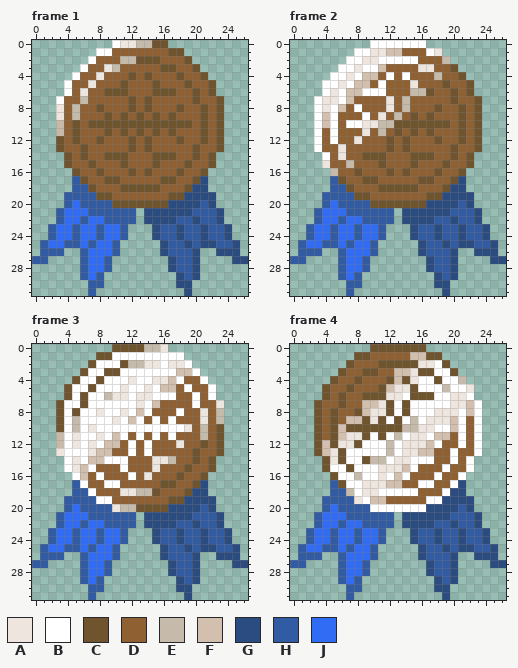
A pixel-art file gets an edit: design/rank-small.aseprite. That is the earlier state.
27x32 pixels, 9 frames. Colours within 5 levels of each other are drawn and written as one. Shown: frame 1, frame 2, frame 3, frame 4. The commit also changed other frames, which this record leaves out.
Palette (. is transparent): A #ede5de  B #ffffff  C #70542d  D #8f6032  E #c6bbab  F #d2bfad  G #2a4c80  H #315ba3  J #316cf5
After the commit:
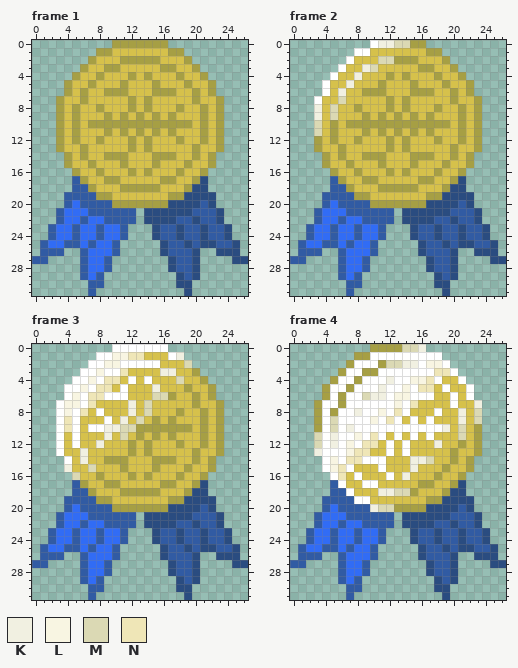
Colours new in this view: K #f1f0e1  L #f8f5e2  M #dbd9b4  N #efe6b7
The author wrote: Finish adding rank icons to level select items.
From old to new:
layer "medallion-silver" now shown
layer "texture-silver" now shown
layer "medallion-gold" now shown
layer "texture-gold" now shown
colour C: #70542d -> #a69f44
colour D: #8f6032 -> #d6c14b
Frame 1, layer "shine-texture":
y 0: x 10..14 BAAEE -> CCCCC
y 1: x 8..9 BB -> CC
y 2: x 7 B -> C; x 11..12 EE -> CC
y 3: x 6 B -> C; x 9..10 AE -> CC
y 4: x 5 B -> C; x 8 A -> C
y 5: x 4 B -> C; x 7 A -> C
y 6: x 4 B -> C; x 6 A -> C
y 7: x 3 B -> C; x 6 E -> C
y 8..9: x 3 A -> C; x 5 E -> C
y 10..11: x 3 E -> C
Frame 2, layers "shine-texture", "shine-medallion":
y 0: x 11..16 BBBBBB -> KKMMCC
y 1: x 10..13 AAFF -> DDDD; x 17..18 BA -> CC
y 2: x 8..15 BAABBBBB -> DDDMMCCC; x 19 E -> C
y 3: x 7..11 BABBF -> DDKMD; x 16..17 AA -> CC
y 4: x 6..10 BABFF -> DDKDD; x 12 B -> C; x 14 B -> C; x 18 E -> C
y 5: x 5..9 BABFF -> DDKDD; x 11 B -> C; x 15 A -> C
y 6: x 5..11 ABFFBBB -> DKDDCCC; x 15..16 EE -> CC
y 7: x 4..7 AABF -> DDMD; x 12 A -> C; x 14 E -> C
y 8: x 3..6 BABF -> KDMD; x 8 B -> C; x 12 A -> C; x 14 E -> C
y 9: x 3..5 BFB -> KDM; x 9 B -> C; x 11 A -> C; x 13 E -> C
y 10: x 3..5 BFB -> MDC; x 7..12 BBAAEE -> CCCCCC
y 11: x 3 B -> M; x 5 B -> C; x 9 A -> C; x 11 E -> C
y 12: x 3 B -> C; x 5 B -> C; x 8 A -> C
y 13: x 3 B -> C; x 6 A -> C
y 14: x 4 B -> C; x 6 A -> C
y 15: x 4 A -> C; x 7 E -> C
y 16: x 5 E -> C
Frame 3, layers "shine-texture", "shine-medallion":
y 0: x 10..16 CCCCEEA -> BBBBBBB
y 1: x 8..16 CCBBBBBBB -> BBLLNNDDD; x 18 B -> K
y 2: x 7 C -> B; x 9..19 BBCEEAABAAB -> LLBBBBBDDDM
y 3: x 6 C -> B; x 8..20 BCCBBBBBBBFFB -> LBBNDDDDKKDDC
y 4: x 5 C -> B; x 7..13 BCBBBAB -> LBNNDBD; x 15..18 AAFB -> DDDM; x 21 B -> C
y 5: x 4 C -> B; x 6..17 BCBBBABBABFF -> LBNNDBDDDKDD; x 19 B -> C; x 22 B -> C
y 6: x 4..17 CBCBBEAABAABBB -> BLBNNBBBDDDMMC; x 20 B -> C; x 22 B -> C
y 7: x 3..15 CBBCBBBBBBABF -> BLLBNDDDDKDMD; x 20 B -> C; x 23 A -> C
y 8: x 3..14 CBCBBABBABFB -> BLBNDBDDDKDM; x 18 B -> C; x 21 A -> C; x 23 E -> C
y 9: x 3..8 CBEBBB -> BNBDDD; x 10..13 ABFB -> DKDM; x 15 B -> C; x 17 B -> C; x 21 A -> C; x 23 E -> C
y 10: x 3..7 CBEBA -> BNBDB; x 9..19 BBBBBBBBBBA -> KKMMCCCCCCC; x 21 E -> C
y 11: x 3..11 EBABBABFB -> BDBDDDKDM; x 13 B -> C; x 15 B -> C; x 17 B -> C; x 21 E -> C
y 12: x 3..10 EBABABFF -> BDBDDKDD; x 12 B -> C; x 14 B -> C; x 18 A -> C
y 13: x 3..9 ABBBAFF -> BDDKDDD; x 12 B -> C; x 14 B -> C
y 14: x 5..11 ABFFBBB -> DKDDCCC; x 15..17 AAE -> CCC
y 15: x 4..7 BAFB -> KDDM; x 11 B -> C; x 15 A -> C
y 16: x 5..6 BF -> MD; x 8 B -> C; x 12 B -> C; x 14 A -> C
y 17: x 6 B -> C; x 9..10 BB -> CC
y 18: x 7 B -> C; x 11..14 AAEE -> CCCC
y 19: x 8..9 BB -> CC
y 20: x 10..12 AEE -> CCC
Frame 4, layers "shine-texture", "shine-medallion", "medallion-gold":
y 0: x 14..16 CCC -> MMK
y 1: x 10..18 DDDDDFFCC -> BBBBBBBBB
y 2: x 8..10 DDD -> BBB; x 12..19 CCCCAABC -> MMKKBLLB
y 3: x 7..8 DD -> BB; x 11..20 DDFFACCBBC -> BBBBBBBNNB
y 4: x 6..7 DD -> BB; x 9..21 DDDCFCABBCBBE -> BBBKBBLLNBDDB
y 5: x 5..6 DD -> BB; x 8..22 DDDCFAACBBBEBBA -> BBBKBBLBNNDBDDB
y 6: x 5 D -> B; x 7..21 DDCCCAABCCCBBAA -> BBMKKBLLBBBDDBD
y 7: x 4..5 DD -> BB; x 7..23 DDFFACBCBBBBBAAFB -> BBBBBBLBNDDDDBDDK
y 8: x 4 D -> B; x 6..23 DDCFAACBCBBBAAABFB -> BBKBBLBNBDDDBDDKDM
y 9: x 4..21 DCDFFCACBCBEBAAAFB -> BMBBBBLBNBDBDBDDDK; x 23 B -> M
y 10: x 4..17 DCFCCCCCCCEEAA -> BMBKBBBBBBBBBB; x 19..21 BFB -> KDM; x 23 B -> C
y 11: x 3..16 CDCFAACBCBEBAA -> MBKBBLBNBDBDBD; x 18..19 FF -> DD; x 21 B -> M; x 23 B -> C
y 12: x 3..18 CFCAACBBBEBAAAFB -> MBKBLBNNDBDBDDDK; x 21 B -> C; x 23 B -> C
y 13: x 3..17 CFACBBBBBEBAAFF -> KBBBLNNDDBDBDDD; x 20 B -> C; x 23 B -> C
y 14: x 4..17 CACBBCEEBAABBB -> BLBNNBBBDDDKKM; x 20 B -> C; x 22 B -> C
y 15: x 4..15 CBBCBBBAAAFB -> BLNBDDDBDDDK; x 19 B -> C; x 22 B -> C
y 16: x 5..11 CBBEBBA -> BNDBDDD; x 13..14 FB -> DK; x 18 B -> C; x 21 B -> C
y 17: x 6..13 CBBAAAFF -> BDDBBDDD; x 16..17 BB -> CC; x 20 B -> C
y 18: x 7..15 EBAABBBBB -> BDDDKKMMC; x 19 B -> C
y 19: x 8 A -> B; x 10..11 FF -> DD; x 17..18 BB -> CC
y 20: x 10..16 BBBBBBB -> KMMCCCC
Changed places in both pictures, as pixel boxes (x1, y1, x2, y2):
changed: (56, 40, 224, 208)
changed: (314, 40, 482, 208)
changed: (56, 344, 224, 512)
changed: (314, 344, 482, 512)
